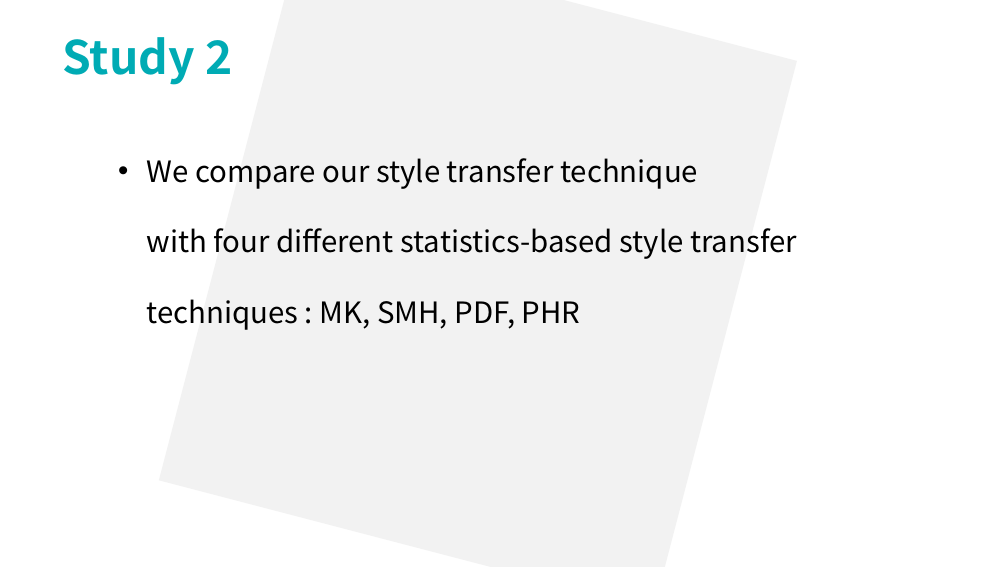
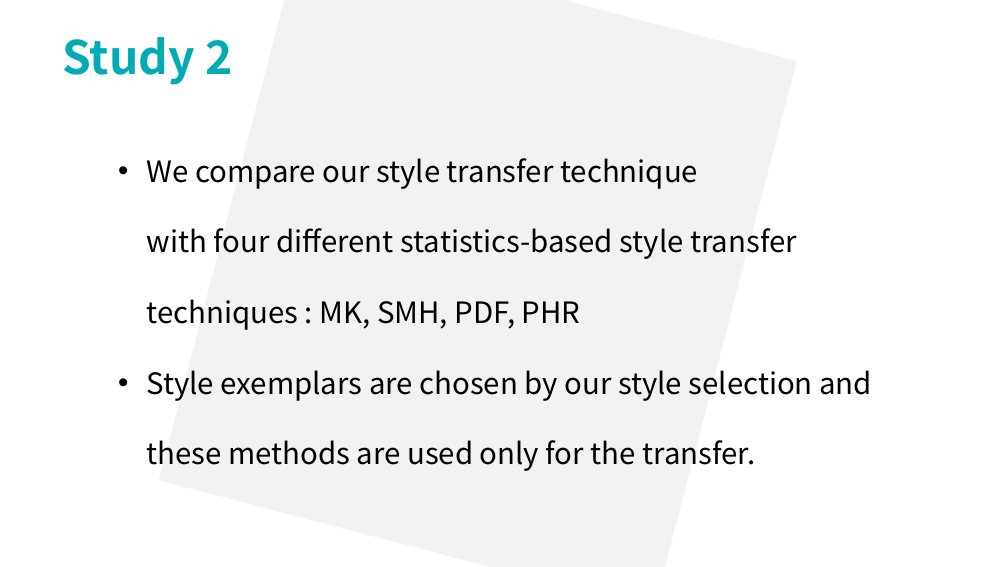
Before and after one commit to lsyoath/sheepy, a slide deck: slide 60 of ComputerVision.pptx. Drawn at 1008x567 pixels with LibreOffice and Linux fonts; fonts in the diff are those of the drawing. Boxes give left, top, right and bottom in pixels: in the first picture for what was removed or moved away, otherwise in the second. Text is boxed around its words. In the diff, an @@ line names an element or a change of style, - is before the commit and + after.

Commit message:
2056

```diff
--- a/ComputerVision.pptx
+++ b/ComputerVision.pptx
@@ text at box(147, 370, 872, 471): paragraph added @@
+  • Style exemplars are chosen by our style selection and these methods are used only for the transfer.
```
Also in this commit, not shown: 1 other slide changed, 7 slides added.
